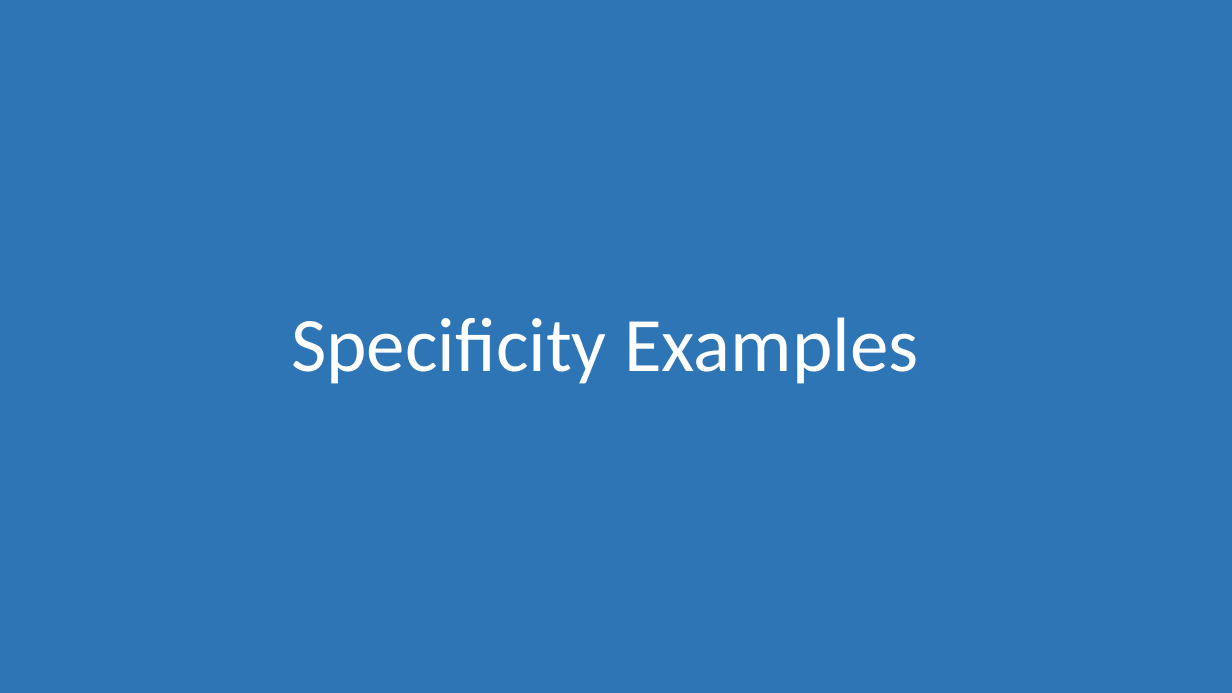
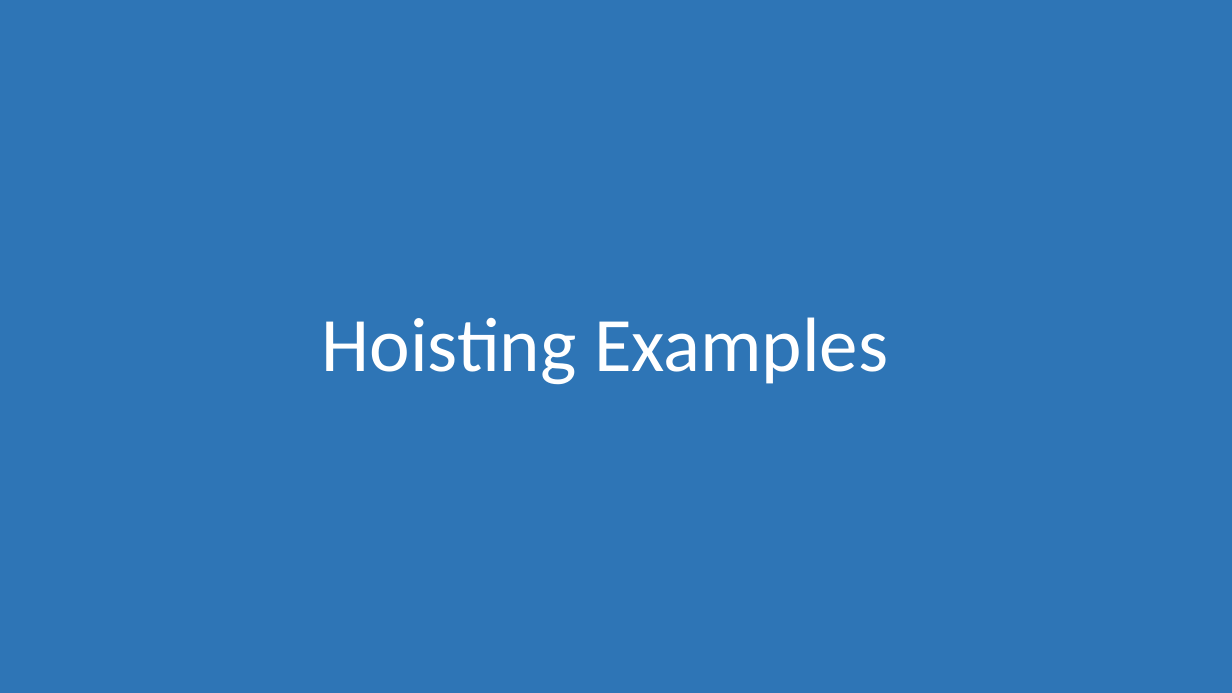
Before and after one commit to morkkis/PWD, a slide deck: slide 18 of presentations/chapter-1/Practical Web Dev.pptx (slide 9 before the commit). Drawn at 1232x693 pixels with LibreOffice and Linux fonts; fonts in the diff are those of the drawing. Boxes give left, top, right and bottom in pixels: in the first picture for what was removed or moved away, otherwise in the second. Text is boxed around its words. In the diff, an @@ line names an element or a change of style, - is before the commit and + after.

```diff
--- a/presentations/chapter-1/Practical Web Dev.pptx
+++ b/presentations/chapter-1/Practical Web Dev.pptx
@@ title at (322,317,888,385): text changed @@
-Specificity Examples
+Hoisting Examples
```
Also in this commit, not shown: 2 other slides changed, 27 slides added, 17 slides removed, 7 other files.
